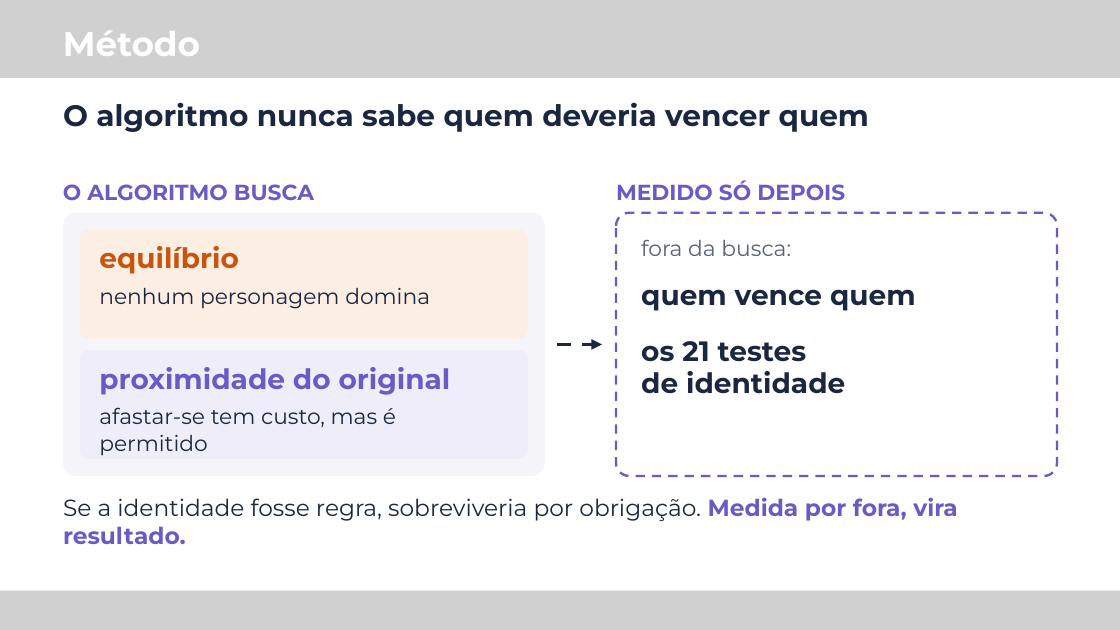
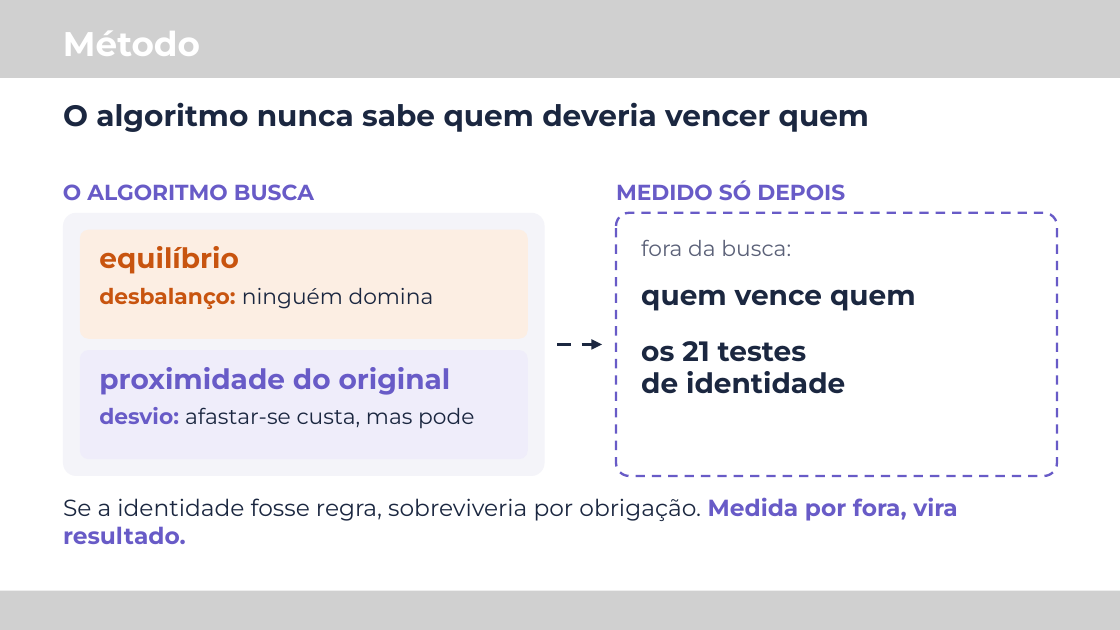
Before and after one commit to M-Gimenes/Simulation, a slide deck: slide 5 of overleaf/talk-latinoware-2026/slides.pptx. Drawn at 1120x630 pixels with LibreOffice and Linux fonts; fonts in the diff are those of the drawing; grey boxes stand for pictures. Boxes give left, top, right and bottom in pixels: in the first picture for what was removed or moved away, otherwise in the second. Text is boxed around its words. In the diff, an @@ line names an element or a change of style, - is before the commit and + after.

```diff
--- a/overleaf/talk-latinoware-2026/slides.pptx
+++ b/overleaf/talk-latinoware-2026/slides.pptx
@@ text at [99,288,434,309]: text changed @@
-nenhum personagem domina
+desbalanço: ninguém domina
@@ text at [99,407,474,428]: text changed @@
-afastar-se tem custo, mas é permitido
+desvio: afastar-se custa, mas pode
```
Also in this commit, not shown: 1 other slide changed, 1 other file.
